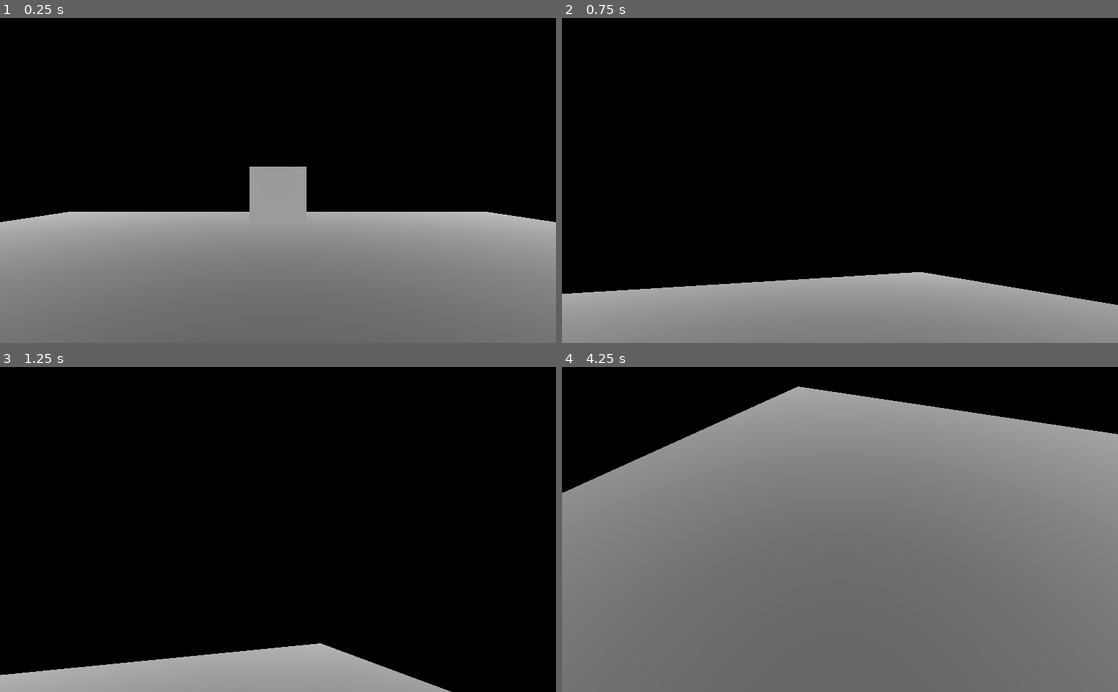
Above: before the commit, frames 1-4 (two rows, left to right).
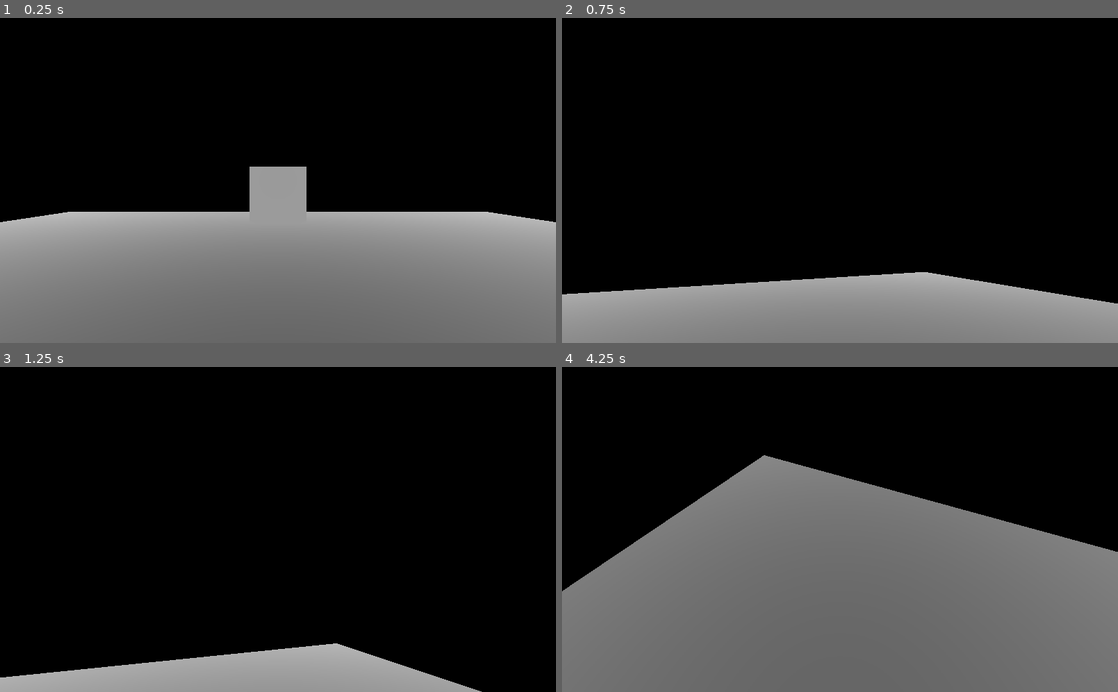
Above: after the commit, the same moments.

Repository: 4k437/dpg
Game: Godot game, scene res://World.tscn
Same seed, same stepped clock (60 frames per second), same inputs: the game is played once before the commit and once after it.
Inputs (mouse positions are in pixels of both pictures, inside the frame that each line leads up to):
- Up to frame 1 (0.25 s): no input
- Up to frame 2 (0.75 s): tap Enter at 0.5 s; move the mouse to (962, 164) at 0.52 s; hold D (move_right) from 0.53 s (still down); right-click (962, 164) at 0.6 s
- Up to frame 3 (1.25 s): keep holding D (move_right); tap Space (move_jump) at 0.77 s
- Up to frame 4 (4.25 s): move the mouse to (728, 545) at 1.27 s; release D (move_right) at 1.28 s; hold S (move_down) 1.28-2.03 s; right-click (728, 545) at 1.35 s; tap Space (move_jump) at 1.52, 2.75, 3.02, 3.77 s; move the mouse to (895, 458) at 2.02 s; hold D (move_right) 2.03-2.78 s; right-click (895, 458) at 2.1 s; move the mouse to (812, 594) at 2.77 s; hold W (move_up) 2.78-3.53 s; right-click (812, 594) at 2.85 s; move the mouse to (1006, 578) at 3.52 s; hold A (move_left) from 3.53 s (still down); right-click (1006, 578) at 3.6 s

Frame 1 is identical in both runs. In frame 2, 0.2% of the frame differs, in the area x 0-100%, y 78-89%; in frame 3, 1.0%; in frame 4, 27%, in the area x 0-100%, y 5-70%.

Commit message:
momentum movement

Diff:
--- a/World.tscn
+++ b/World.tscn
@@ -33,7 +33,7 @@
 [node name="player" type="KinematicBody" parent="."]
 script = ExtResource( 1 )
 mouse_sensitivity = 0.5
-move_speed = 4
+friction = 0.2
 jump_force = 7.0
 
 [node name="collision_shape" type="CollisionShape" parent="player"]
--- a/player.gd
+++ b/player.gd
@@ -3,10 +3,15 @@
 export var mouse_sensitivity = 1.0;
 onready var camera = $camera
 
-export var move_speed = 20;
-export var gravity = 20.0;
-var current_gravity = 0.0;
-export var jump_force = 5.0;
+var velocity:Vector3
+var current_gravity = 0.0
+export var move_speed = 5
+export var acceleration = 0.1
+export var friction = 0.1
+export var gravity = 20.0
+export var jump_force = 5.0
+
+var is_grounded = false
 
 func _ready() -> void:
 	Timekeeper.connect("tick", self, "tick")
@@ -27,23 +32,29 @@
 		global_transform.origin = info[0]
 		rotation = info[1]
 		camera.rotation = info[2]
-		current_gravity = info[3]
+		velocity = info[3]
+		is_grounded = info[4]
 
 func movement(delta):
-	var velocity = Vector2(
+	var move_input = Vector2(
 		Input.get_action_strength("move_right") - Input.get_action_strength("move_left"),
 		Input.get_action_strength("move_down") - Input.get_action_strength("move_up")
 	).normalized()
 
-	velocity = velocity.x * transform.basis.x + velocity.y * transform.basis.z
-	velocity *= move_speed
+	if (is_grounded):
+		if (move_input == Vector2.ZERO):
+			velocity = velocity.linear_interpolate(Vector3.ZERO, friction)
+		else:
+			var global_move_input = (move_input.x * transform.basis.x + move_input.y * transform.basis.z)
+			velocity = velocity.linear_interpolate(global_move_input * move_speed, acceleration)
 
 	current_gravity -= gravity * delta
 	velocity.y = current_gravity
 
-	move_and_slide(velocity, Vector3.UP)
+	velocity = move_and_slide(velocity, Vector3.UP)
 
-	if (is_on_floor()):
+	is_grounded = is_on_floor()
+	if (is_grounded):
 		current_gravity = 0
 		if (Input.is_action_just_pressed("move_jump")):
 			current_gravity = jump_force
@@ -53,6 +64,7 @@
 		global_transform.origin,
 		rotation,
 		camera.rotation,
-		current_gravity
+		velocity,
+		is_grounded
 	]
 	Timekeeper.store_information(info, self)
